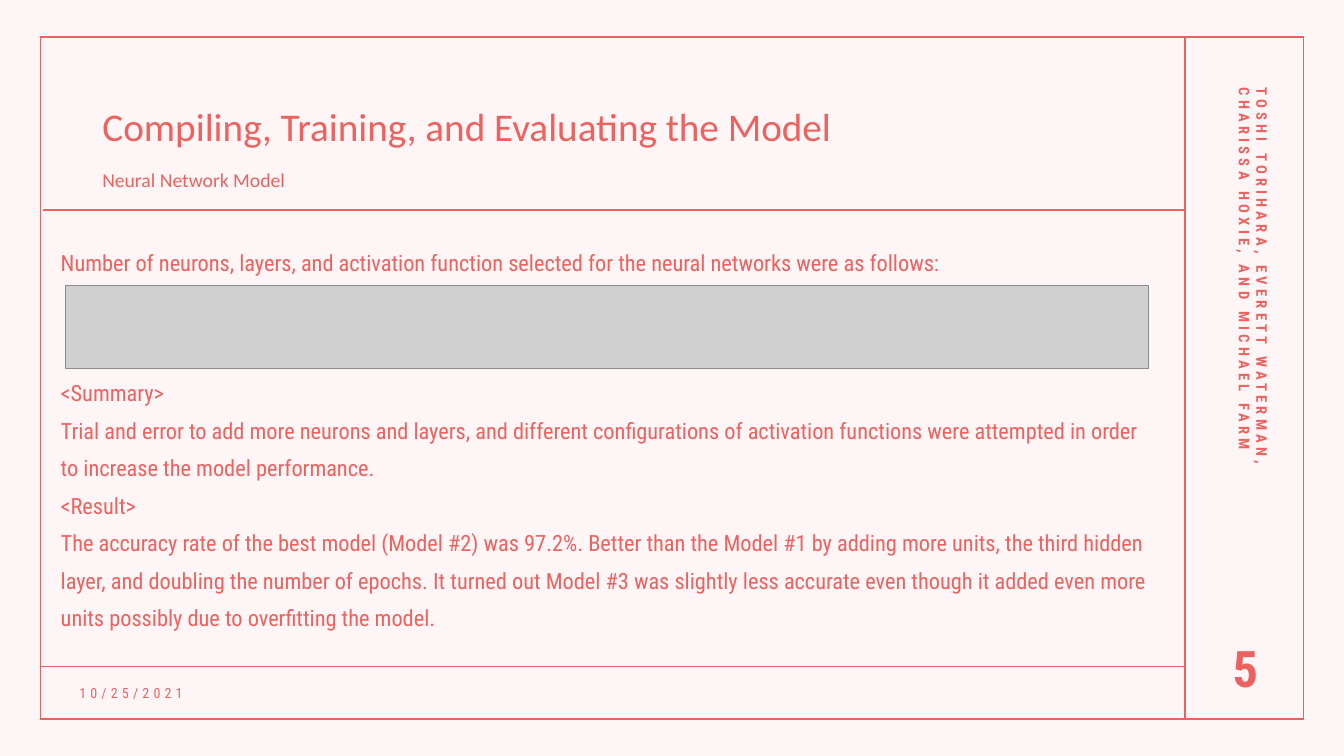
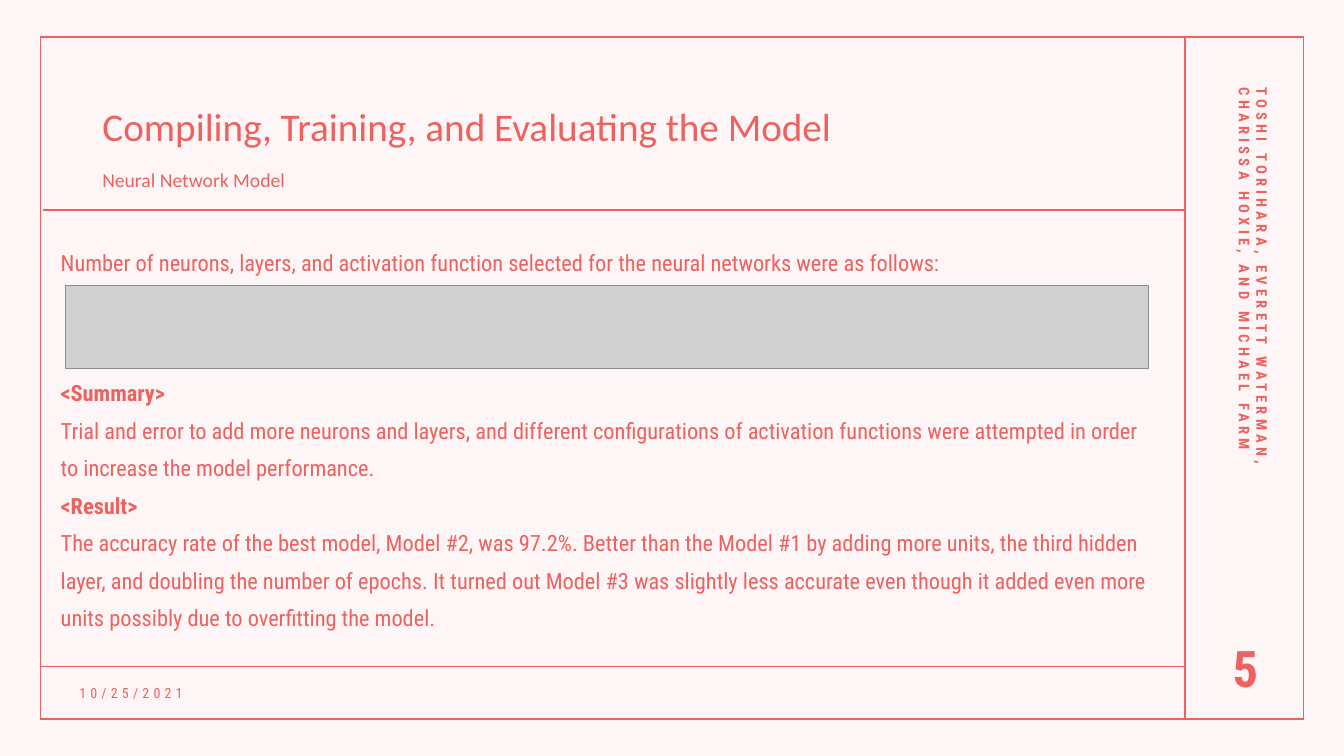
Before and after one commit to toshitorihara/Project4, a slide deck: slide 5 of mfarm/Project-4.pptx. Drawn at 1344x756 pixels with LibreOffice and Linux fonts; fonts in the diff are those of the drawing; grey boxes stand for pictures. Boxes give left, top, right and bottom in pixels: in the first picture for what was removed or moved away, otherwise in the second. Text is boxed around its words. In the diff, an @@ line names an element or a change of style, - is before the commit and + after.

```diff
--- a/mfarm/Project-4.pptx
+++ b/mfarm/Project-4.pptx
@@ text at bbox=[61, 385, 1145, 631]: text changed @@
-<Summary>
-Trial and error to add more neurons and layers, and different configurations of activation functions were attempted in order to increase the model performance.
-<Result>
-The accuracy rate of the best model (Model #2) was 97.2%. Better than the Model #1 by adding more units, the third hidden layer, and doubling the number of epochs. It turned out Model #3 was slightly less accurate even though it added even more units possibly due to overfitting the model.
+<Summary>
+Trial and error to add more neurons and layers, and different configurations of activation functions were attempted in order to increase the model performance.
+<Result>
+The accuracy rate of the best model, Model #2, was 97.2%. Better than the Model #1 by adding more units, the third hidden layer, and doubling the number of epochs. It turned out Model #3 was slightly less accurate even though it added even more units possibly due to overfitting the model.
```
